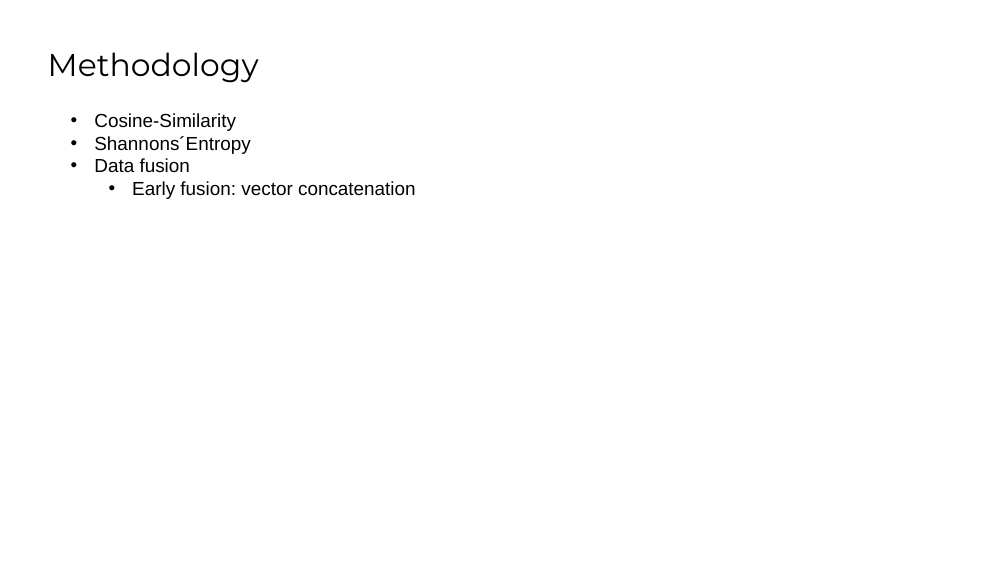
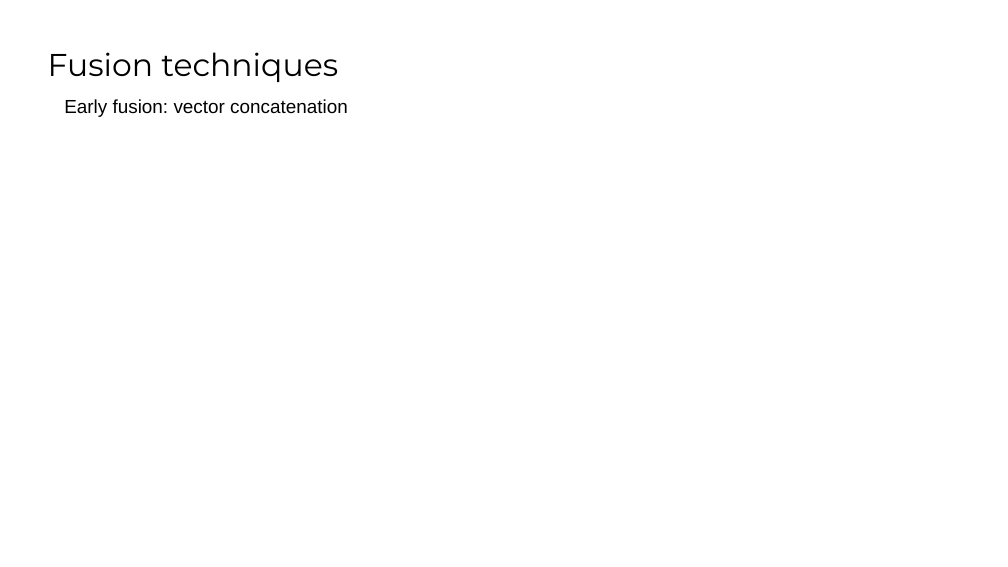
Before and after one commit to SaraCoolman/MMSR, a slide deck: slide 15 of project_3_team_E/Final Presentation.pptx (slide 3 before the commit). Drawn at 1008x567 pixels with LibreOffice and Linux fonts; fonts in the diff are those of the drawing; background and template pictures are left out. Boxes give left, top, right and bottom in pixels: in the first picture for what was removed or moved away, otherwise in the second. Text is boxed around its words. In the diff, an @@ line names an element or a change of style, - is before the commit and + after.

Commit message:
Presentation changes

```diff
--- a/project_3_team_E/Final Presentation.pptx
+++ b/project_3_team_E/Final Presentation.pptx
@@ title at box(48, 52, 338, 82): text changed @@
-Methodology
+Fusion techniques
@@ text "Early fusion: vector concatenation": place and size @@
-text "Early fusion: vector concatenation" at box(94, 113, 416, 199)
+text "Early fusion: vector concatenation" at box(64, 99, 348, 117)
@@ text "Early fusion: vector concatenation" at box(64, 99, 348, 117): bullet • to none; list level 2 to 1 in "Early fusion: vector concatenation" @@
@@ text at box(94, 113, 250, 172): paragraphs removed @@
-• Cosine-Similarity
-• Shannons´Entropy
-• Data fusion
```
Also in this commit, not shown: 15 slides added, 3 slides removed.
